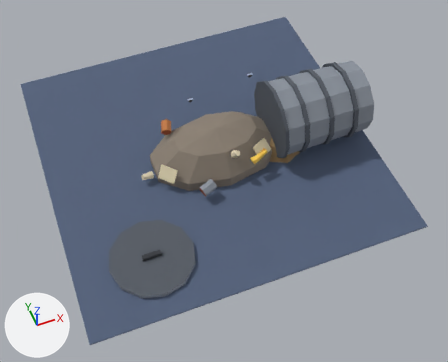
Before and after pictures for a commit that changed the Blender file raccoon/trash_bin.blend.
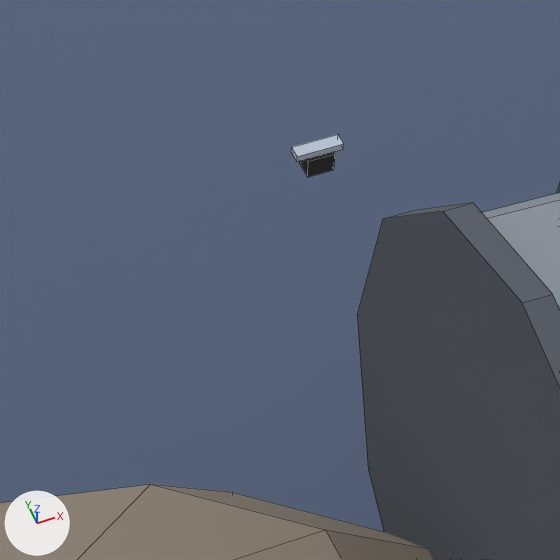
The first picture shows the older version from a camera (50 mm lens) standing at (-0.372, -1.116, 1.442) and looking at (-0.007, -0.163, 0.054). The close-ups show the older and then the newer version on the part from 48% to 62% of the width and 16% to 33% of the height of that picture. Only the edits that show in the close-ups are written down. Every picture has the same lights, and +X, +Y and +Z are marked at lower left. The close-ups show mesh edges as thin lines.

In view in the first close-up: 'bld_trash_bin_1x1', 'pr_fly_2', 'pr_spill'.
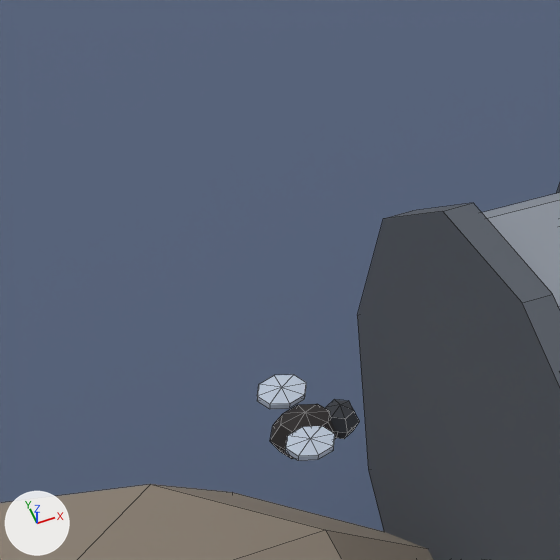
What differs and where, as boxes [x1, y1, x2, y2] in the close-ups (560 x 560 px):
'pr_fly_2', reshaped, moved (93% wider, 102% taller)
    before: [291, 135, 344, 177]
    after: [257, 375, 360, 461]
part 1 of me_pr_fly_2, added
    after: [270, 404, 337, 459]
part 2 of me_pr_fly_2, added
    after: [325, 399, 360, 439]
part 3 of me_pr_fly_2, added
    after: [285, 426, 335, 461]
part 4 of me_pr_fly_2, added
    after: [257, 375, 306, 409]
part 5 of me_pr_fly_2, deleted
    before: [299, 152, 335, 177]
part 6 of me_pr_fly_2, deleted
    before: [291, 135, 344, 162]

Edits to the bpy script that builds the scene:
```text
Change me_pr_fly_2:
    used by ob_pr_fly_2; parent = ob_bld_trash_bin_1x1; location = (0.1, -0.067, 0.33)
    remove me_pr_fly_2.from_pydata(...)  # 16 vertices, 12 faces; spans x -0.007..0.007, y -0.003..0.003, z -0.003..0.005
    add me_pr_fly_2.from_pydata(...)  # 82 vertices, 104 faces; spans x -0.011..0.0162, y -0.01706..0.01706, z -0.008..0.009
    me_pr_fly_2 part 1: a new loose piece, a UV sphere (8 segments, 4 rings, poles along z) spanning x -0.011..0.011, y -0.008..0.008, z -0.008..0.008, in mat_m_palette (picture img_palette_png)
    me_pr_fly_2 part 2: a new loose piece, a UV sphere (6 segments, 4 rings, poles along z) spanning x 0.0058..0.0162, y -0.006..0.006, z -0.005..0.007, in mat_m_palette (picture img_palette_png)
    me_pr_fly_2 part 3: a new loose piece, a UV sphere (8 segments, 3 rings, poles along z) spanning x -0.01079..0.00479, y -0.01706..-0.00494, z 0.005..0.009, in mat_m_palette (picture img_palette_png)
    me_pr_fly_2 part 4: a new loose piece, a UV sphere (8 segments, 3 rings, poles along z) spanning x -0.01079..0.00479, y 0.00494..0.01706, z 0.005..0.009, in mat_m_palette (picture img_palette_png)
    me_pr_fly_2 part 5: the loose piece of 8 vertices spanning x -0.004..0.004, y -0.003..0.003, z -0.003..0.003 is deleted
    me_pr_fly_2 part 6: the loose piece of 8 vertices spanning x -0.007..0.007, y -0.002..0.002, z 0.003..0.005 is deleted
Change ob_pr_fly_2:
    ob_pr_fly_2.location: (0.1, -0.067, 0.33) -> (0.1, -0.067, 0.22)
```
